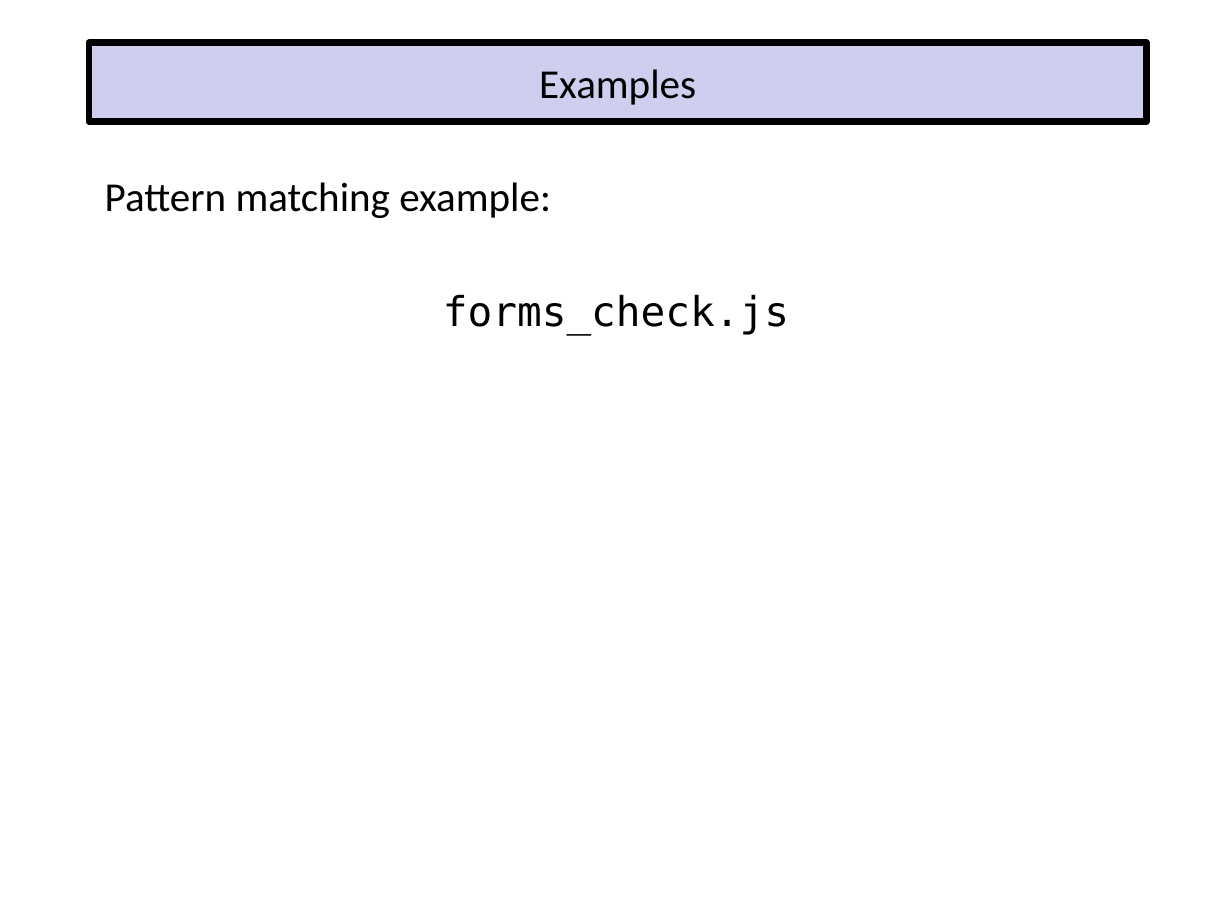
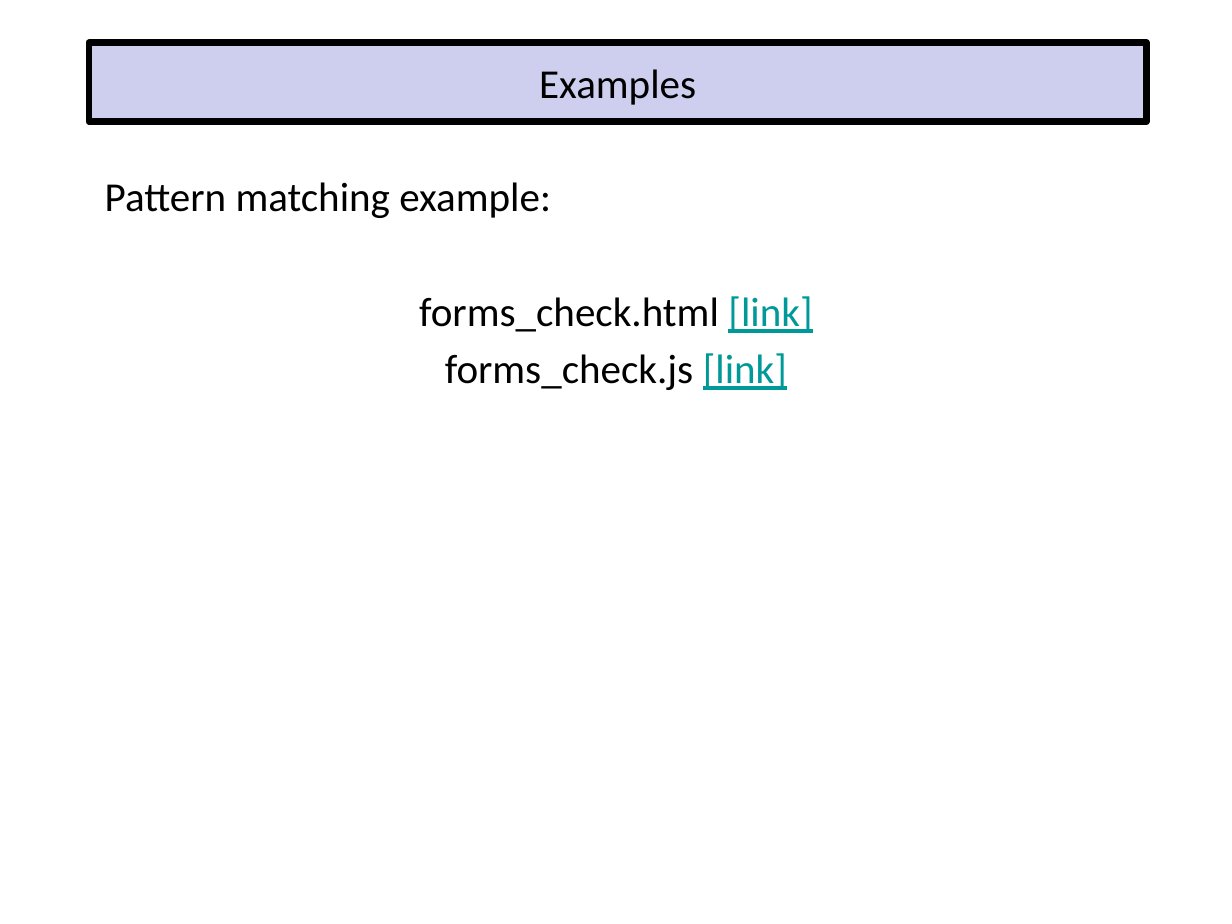
Before and after one commit to EricJPogue/www-epogue-info, a slide deck: slide 91 of CPSC-24700/Presentations/javascript-basics.pptx. Drawn at 1232x924 pixels with LibreOffice and Linux fonts; fonts in the diff are those of the drawing. Boxes give left, top, right and bottom in pixels: in the first picture for what was removed or moved away, otherwise in the second. Text is boxed around its words. In the diff, an @@ line names an element or a change of style, - is before the commit and + after.

```diff
--- a/CPSC-24700/Presentations/javascript-basics.pptx
+++ b/CPSC-24700/Presentations/javascript-basics.pptx
@@ text at [419,296,812,390]: text changed; font DejaVu Sans Mono to Calibri @@
-forms_check.js
+forms_check.html [link]
+forms_check.js [link]
```
Also in this commit, not shown: 1 other slide changed, 7 other files.
